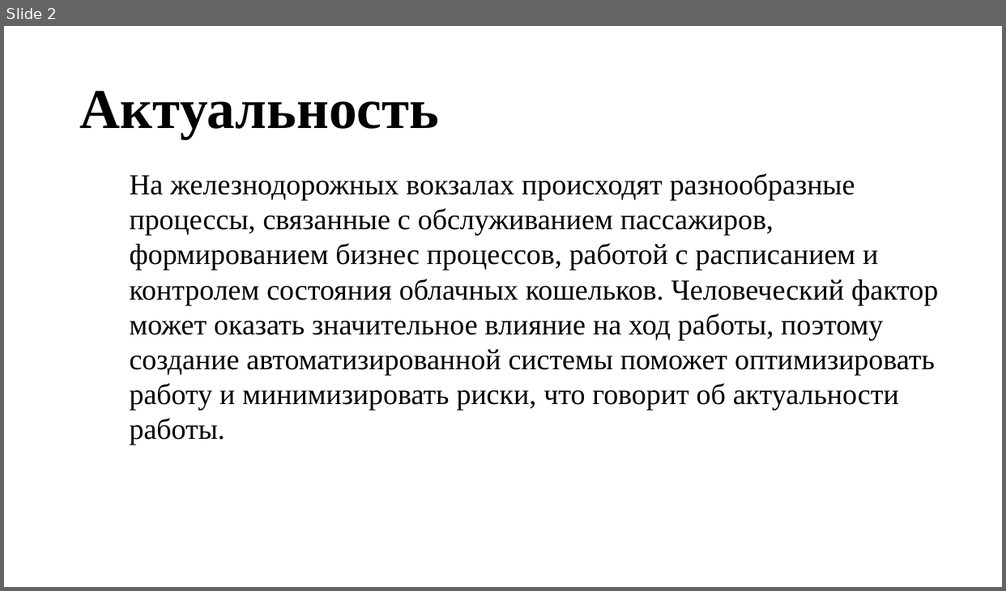
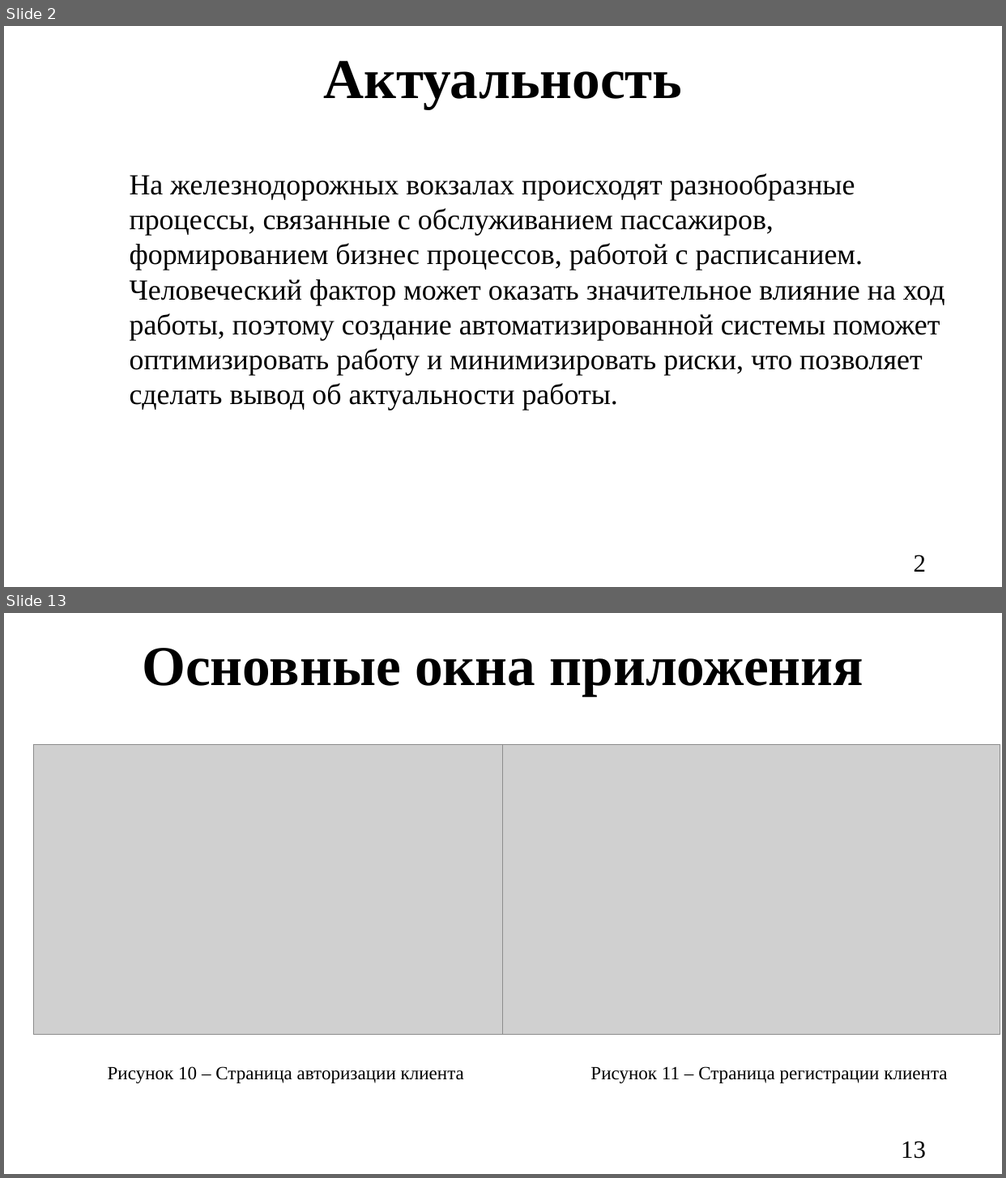
Before and after one commit to DogNellaf/TrainsDiploma, a slide deck: doc/Презентация.pptx. Shown one above the other, each under a label of ours: slide 2 before the commit, slides 2 and 13 after it; the slides between them are not shown. The pictures are 1006x591 and 1006x1178 pixels, drawn with LibreOffice and Linux fonts; fonts in the diff are those of the drawing; grey boxes stand for pictures; background and template pictures are left out. Boxes give left, top, right and bottom in pixels: in the first picture for what was removed or moved away, otherwise in the second. Text is boxed around its words. In the diff, an @@ line names an element or a change of style, - is before the commit and + after.

```diff
--- a/doc/Презентация.pptx
+++ b/doc/Презентация.pptx
@@ slide 13 added at (4,613,1002,1174), background #FFFFFF @@
@@ title added at (142,648,864,696), 54 pt, text #000000, bold @@
+Основные окна приложения
@@ picture added at (33,745,503,1034) @@
@@ picture added at (503,745,1000,1034) @@
@@ text added at (108,1067,464,1084), 18 pt, text #000000 @@
+Рисунок 10 – Страница авторизации клиента
@@ text added at (590,1067,947,1084), 18 pt, text #000000 @@
+Рисунок 11 – Страница регистрации клиента
@@ page number added at (901,1141,926,1159), 24 pt, text #000000 @@
+13
@@ slide 2 changed as well @@
@@ title "Актуальность": place and size @@
-title "Актуальность" at (80,91,439,139)
+title "Актуальность" at (323,61,682,109)
@@ title "Актуальность" at (323,61,682,109): alignment left to centre @@
@@ text at (130,173,945,411): text changed @@
-На железнодорожных вокзалах происходят разнообразные процессы, связанные с обслуживанием пассажиров, формированием бизнес процессов, работой с расписанием и контролем состояния облачных кошельков. Человеческий фактор может оказать значительное влияние на ход работы, поэтому создание автоматизированной системы поможет оптимизировать работу и минимизировать риски, что говорит об актуальности работы.
+На железнодорожных вокзалах происходят разнообразные процессы, связанные с обслуживанием пассажиров, формированием бизнес процессов, работой с расписанием. Человеческий фактор может оказать значительное влияние на ход работы, поэтому создание автоматизированной системы поможет оптимизировать работу и минимизировать риски, что позволяет сделать вывод об актуальности работы.
@@ page number added at (914,555,926,572), 24 pt, text #000000 @@
+2
```
Also in this commit, not shown: 4 other slides changed, 18 other slides added, 1 slide removed, 2 other files.
